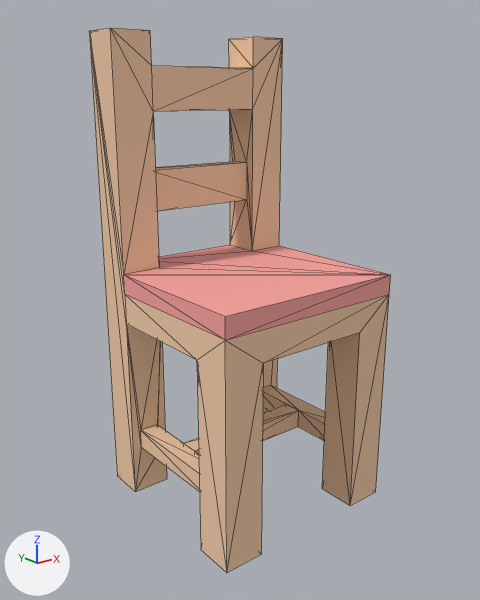
Renders of the glTF model assets/props/furniture/chairCushion.glb from each side of a commit.
The view is the same before and after, from a camera (50 mm lens) standing at (-0.299, -0.392, 0.407) and looking at (0.093, 0.098, 0.211). The lights are fixed; the arrows at lower left show +X, +Y and +Z. The picture after the commit comes second. Mesh edges are drawn as thin lines. Vertices at exactly the same position are counted once.

Before the edit, the objects in view are built like this:
```python
me_mesh_chaircushion = bpy.data.meshes.new('Mesh chairCushion')
me_mesh_chaircushion.from_pydata(...)  # 91 vertices, 198 faces; spans x 0.0..0.2, y 0.0..0.2, z 0.0..0.46
# faces by material slot: [184, 14]
me_mesh_chaircushion.materials.append(mat_wood)  # beige #f3cca8
me_mesh_chaircushion.materials.append(mat_carpet)  # pink #f9a39e
ob_chaircushion_clone = bpy.data.objects.new('chairCushion(Clone)', me_mesh_chaircushion)
ob_chaircushion_clone.location = (0.0, 0.0, 0.0)
```
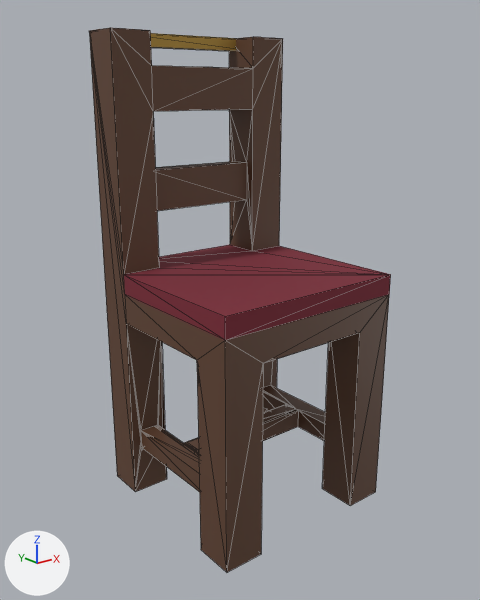
What the commit changed:
Material 'brass.001' (mat_brass_001) is new.
Its base color is (0.55, 0.34, 0.07) (orange #c49e4b).
Its metallic is 0.6.
Its roughness is 0.4.
Material 'walnut.001' (mat_walnut_001) is new.
Its base color is (0.12, 0.055, 0.03) (brown #614230).
Material 'velvet.001' (mat_velvet_001) is new.
Its base color is (0.2, 0.018, 0.035) (dark red #7c2435).
Its roughness is 0.85.
me_mesh_chaircushion is used by ob_chaircushion_clone; location (0.0, 0.0, 0.0).
me_mesh_chaircushion had 91 vertices, 198 faces and spanned x 0.0..0.2, y 0.0..0.2, z 0.0..0.46.
me_mesh_chaircushion now has 161 vertices, 290 faces and spans x 0.0..0.2, y 0.0..0.2, z 0.0..0.46.
me_mesh_chaircushion part 1: a new loose piece, a box spanning x 0.01..0.19, y 0.188..0.2, z 0.448..0.46, in mat_brass_001 (orange #c49e4b).
Part 2, on me_mesh_chaircushion:
31 faces are deleted.
62 vertices are added at x 0.009..0.174, y 0.0..0.2, z 0.046..0.19.
111 new faces join them, mat_walnut_001 (brown #614230).
me_mesh_chaircushion part 3: 153 faces spanning x 0.0..0.2, y 0.0..0.2, z 0.0..0.46 switch from mat_wood (beige #f3cca8) to mat_walnut_001 (brown #614230).
me_mesh_chaircushion part 4: 14 faces spanning x 0.0..0.2, y 0.0..0.2, z 0.22..0.24 switch from mat_carpet (pink #f9a39e) to mat_velvet_001 (dark red #7c2435).
me_mesh_chaircushion gains material mat_brass_001 (orange #c49e4b).

What differs and where, as boxes [x1, y1, x2, y2] in the pictures (480 x 600 px):
part 1 of me_mesh_chaircushion, added (orange): after [151, 33, 236, 51]
part 2 of me_mesh_chaircushion, cut back: [126, 325, 325, 492] in both
part 3 of me_mesh_chaircushion, recoloured (beige to brown): [89, 28, 389, 572] in both
part 4 of me_mesh_chaircushion, recoloured (pink to dark red): [124, 245, 391, 340] in both
